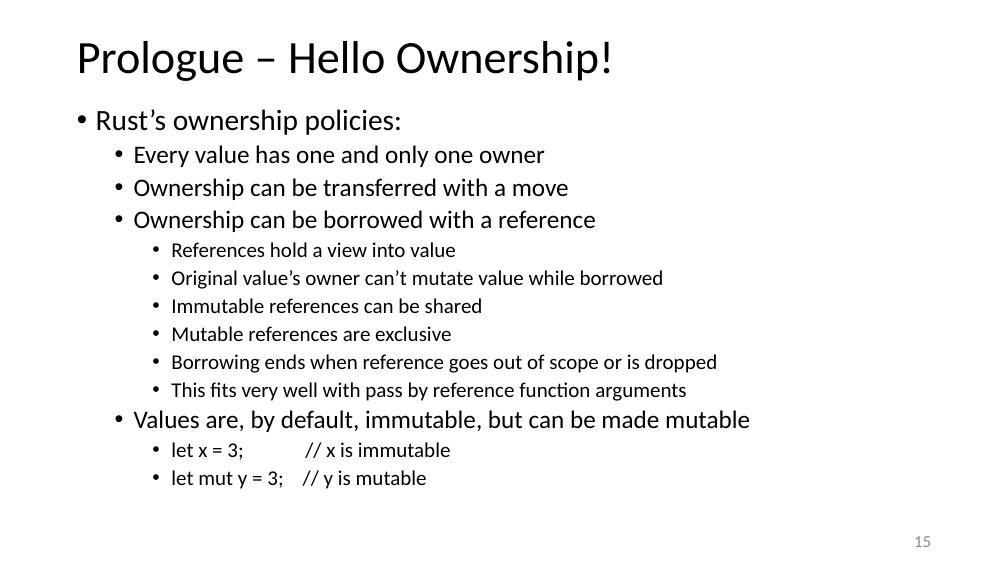
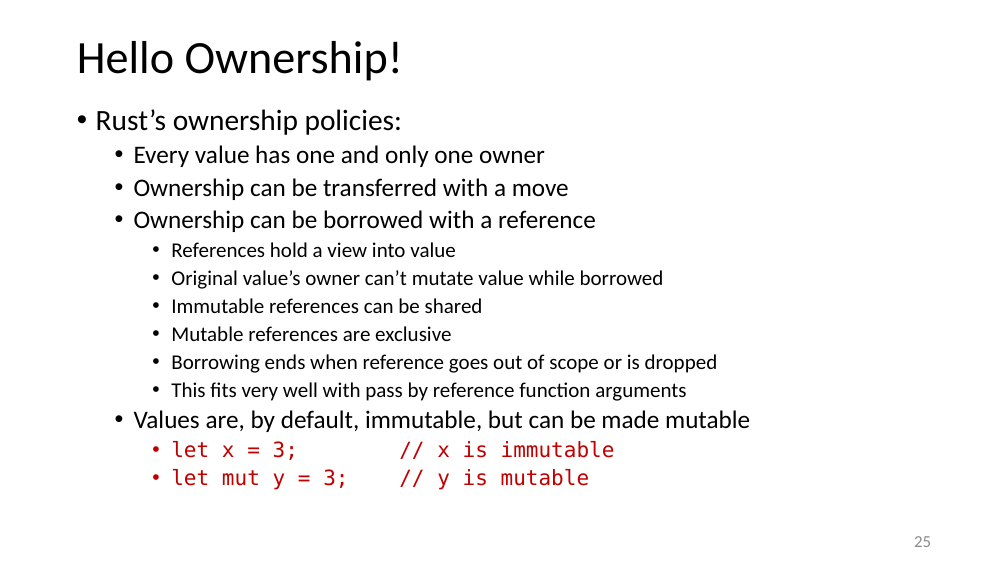
Before and after one commit to JimFawcett/JimFawcett.github.io, a slide deck: slide 25 of Resources/RustModels.pptx (slide 15 before the commit). Drawn at 1008x567 pixels with LibreOffice and Linux fonts; fonts in the diff are those of the drawing. Boxes give left, top, right and bottom in pixels: in the first picture for what was removed or moved away, otherwise in the second. Text is boxed around its words. In the diff, an @@ line names an element or a change of style, - is before the commit and + after.

```diff
--- a/Resources/RustModels.pptx
+++ b/Resources/RustModels.pptx
@@ title at (77, 41, 403, 81): text changed @@
-Prologue – Hello Ownership!
+Hello Ownership!
@@ text at (171, 441, 590, 490): font Calibri to DejaVu Sans Mono, text colour #000000 to #C00000 in "let x = 3; // x is ...", "let mut y = 3; // y ..." @@
@@ page number at (914, 536, 931, 547): text changed @@
-15
+25
```
Also in this commit, not shown: 19 other slides changed, 7 slides added.
